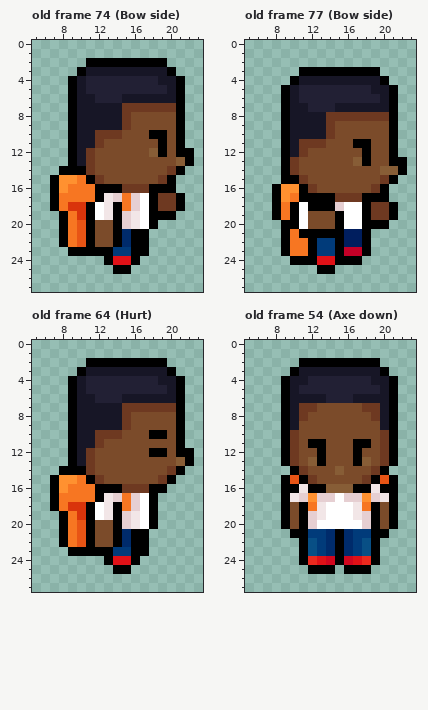
Pixel-art file: aseprite/Hero.aseprite. That is the earlier state.
31x32 pixels, 85 frames. Shown: old frame 74 (Bow side): x 5..23, y 0..27; old frame 77 (Bow side): x 5..23, y 0..27; old frame 64 (Hurt): x 5..23, y 0..27; old frame 54 (Axe down): x 5..23, y 0..27. The commit also changed other frames, which this record leaves out.
New version:
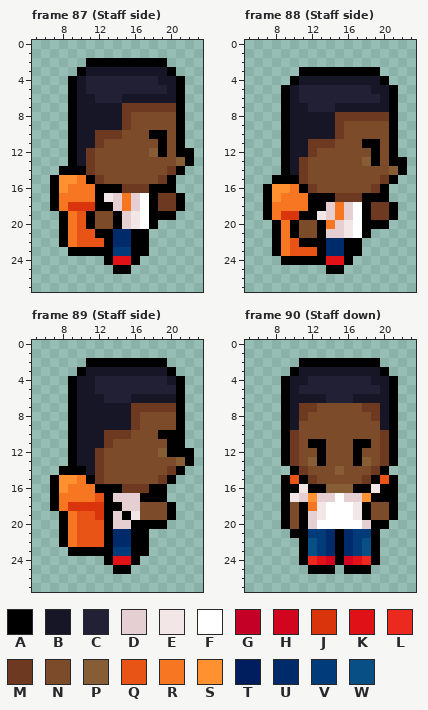
Palette (. is transparent): A #000000  B #171626  C #222034  D #e6cfd2  E #f2e6e7  F #ffffff  G #c40027  H #d1061e  J #d9340b  K #e01117  L #eb291e  M #6e3921  N #7b4b2a  P #875d36  Q #e85415  R #f77622  S #ff9130  T #001e5e  U #002b6b  V #013b7a  W #084f85
A new or re-ordered frame is compared with the old frame closest to it.
The edit:
frames 85 -> 97
Frame 87 (Staff side) is new; against old frame 74 (Bow side), layer "side":
y 18: x 11..14 AFEA -> JAAD
y 19: x 10 J -> Q; x 12..13 FE -> NN
y 21: x 11..14 ANNA -> QAAU
y 22: x 11..14 ANNA -> QQAU
Frame 88 (Staff side) is new; against old frame 77 (Bow side), layer "side":
y 8: x 14 M -> B
y 9..10: x 14..15 MN -> BM
y 11: x 11 M -> B; x 14 N -> M; x 17 A -> N; x 19 N -> A
y 12: x 11..12 MN -> BM; x 18..19 AN -> NA
y 13: x 10..11 MN -> BM; x 17..19 PAN -> NPA
y 14: x 10..11 MN -> BM; x 20 P -> N
y 15: x 8 . -> A
y 16: x 7..8 .A -> AS; x 10 S -> R
y 17: x 7..9 .AS -> ASR; x 11 A -> R
y 18: x 7..8 .A -> AR; x 10..11 AF -> RR; x 14..16 ADF -> DRD
y 19: x 7..16 .ARAFNNNAF -> ARJJAAEDRD
y 20: x 8..9 .A -> AR; x 11 F -> N; x 13..16 NNAF -> ARDE
y 21: x 8..12 .ARAA -> ARANN; x 14..17 AATT -> DDEF
y 22: x 8..11 .ARR -> ARQA; x 13..18 VVATTA -> AUUAA.
y 23: x 8..18 .ARRAVVAGGA -> ARQQQAUUAA.
y 24: x 9 . -> A; x 13 K -> A; x 15 A -> K; x 17 A -> .
y 25: x 13 A -> .; x 15 . -> A
Frame 89 (Staff side) is new; against old frame 64 (Hurt), layer "side":
y 4: x 11 C -> B; x 19 B -> C
y 5: x 11 C -> B; x 20 B -> C
y 6: x 12 C -> B; x 15 B -> C
y 7: x 15 M -> B
y 8..9: x 15..16 MN -> BM
y 10: x 12 M -> B; x 15 N -> M; x 18 A -> N; x 20 N -> A
y 11: x 12..13 MN -> BM; x 20 N -> A
y 12: x 11..12 MN -> BM; x 18..20 AAN -> NPA
y 13..14: x 11..12 MN -> BM
y 17: x 12..13 AE -> QA; x 15 R -> D; x 17 F -> A; x 19 . -> A
y 18: x 11..13 AFE -> JJA; x 15 R -> D; x 17..20 FA.. -> NNNA
y 19: x 10..15 JAFEAD -> QQJADA; x 17..20 FA.. -> NNNA
y 20: x 11..14 ANNA -> QQAD; x 16..17 EF -> AA; x 19 . -> A
y 21..22: x 11..14 ANNA -> QQAU
Frame 90 (Staff down) is new; against old frame 54 (Axe down), layer "Down":
y 17: x 19..20 DE -> AA
y 18: x 18..19 RA -> AN
y 19: x 18..19 DA -> AN
y 20: x 20..21 NA -> A.
y 21: x 20 A -> .
